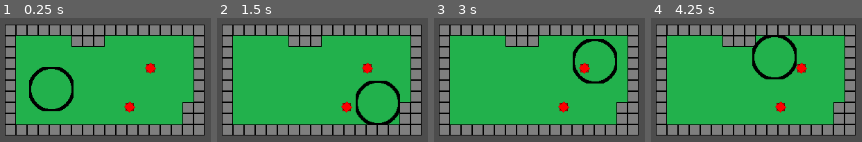
Above: before the commit, frames 1-4 (left to right).
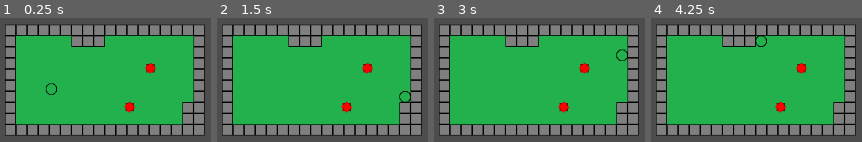
Above: after the commit, the same moments.

Repository: pt80/MobileGame
Game: Godot game, scene res://Scenes/Levels/NeilLevel.tscn
Same seed, same stepped clock (60 frames per second), same inputs: the game is played once before the commit and once after it. This scene is started directly instead of the project's main scene.
Inputs:
- Up to frame 1 (0.25 s): no input
- Up to frame 2 (1.5 s): tap Enter at 0.5 s; hold D (right) 0.53-1.28 s; hold S (down) from 1.28 s (still down)
- Up to frame 3 (3 s): tap Space at 2 s; release S (down) at 2.03 s; hold D (right) 2.03-2.78 s; tap Enter at 2.75 s; hold W (up) from 2.78 s (still down)
- Up to frame 4 (4.25 s): tap Space at 3.5 s; release W (up) at 3.53 s; hold A (left) from 3.53 s (still down)

The runs differ from the first frame. In frame 1, 2.0% of the frame differs, in the area x 13-36%, y 39-75%; in frame 2, 2.1%, in the area x 65-92%, y 50-87%; in frame 3, 2.1%; in frame 4, 2.1%.

Commit message:
get level folder

Diff:
--- a/Scenes/Levels/NeilLevel.tscn
+++ b/Scenes/Levels/NeilLevel.tscn
@@ -53,6 +53,7 @@
 
 [node name="MainCharacter" parent="." instance=ExtResource("3_py15a")]
 position = Vector2(74, 104)
+scale = Vector2(0.25, 0.25)
 
 [node name="Enemy" parent="." instance=ExtResource("4_jktbs")]
 position = Vector2(217, 74)
--- a/Scripts/MainMenu.gd
+++ b/Scripts/MainMenu.gd
@@ -3,13 +3,21 @@
 
 # Called when the node enters the scene tree for the first time.
 func _ready():
-	print('dakotas level loaded')
+	GetLevels("res://Scenes/Levels/")
 
+func GetLevels(path):
+	var dir = DirAccess.open(path)
+	if dir:
+		dir.list_dir_begin()
+		var file_name = dir.get_next()
+		while file_name != "":
+			print("Found file: " + file_name)
+			file_name = dir.get_next()
+	else:
+		print("An error occurred when trying to access the path.")
 
-# Called every frame. 'delta' is the elapsed time since the previous frame.
 func _process(delta):
 	pass
 
-
 func _on_button_pressed():
 	get_tree().change_scene_to_file("res://Scenes/Levels/DakotaLevel.tscn")
